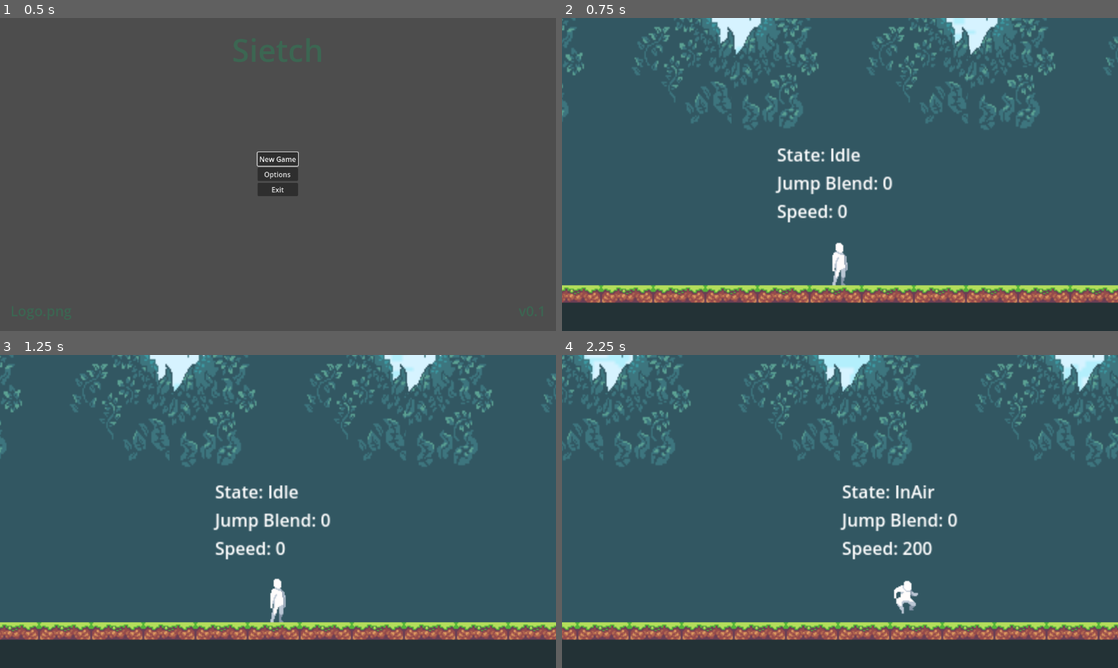
Above: before the commit, frames 1-4 (two rows, left to right).
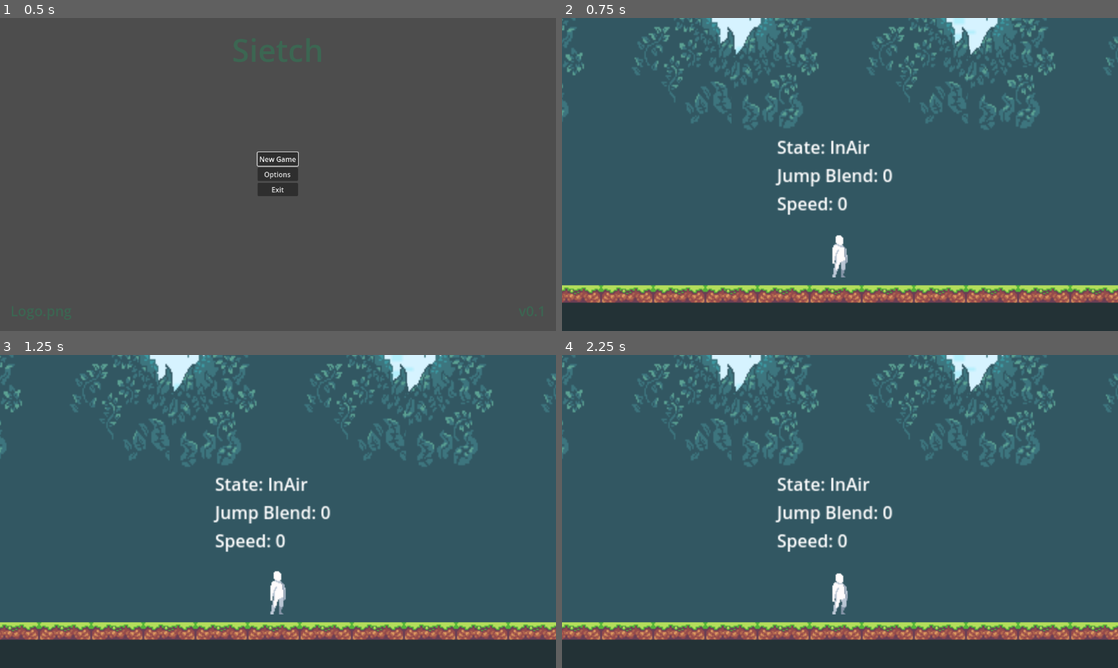
Above: after the commit, the same moments.

Repository: SiranCole/Sietch
Game: Godot game, scene res://scenes/hud_main.tscn
The game is run twice, just before and just after one commit, with the same random seed, the same clock (stepped at 60 frames per second) and the same inputs.
Inputs:
- Up to frame 1 (0.5 s): no input
- Up to frame 2 (0.75 s): click "New Game" at 0.5 s
- Up to frame 3 (1.25 s): no input
- Up to frame 4 (2.25 s): hold Space (jump) 1.28-2.03 s; hold Right (right) from 1.28 s (still down); tap Space (jump) at 2.1 s

Frame 1 is identical in both runs. In frame 2, 2.1% of the frame differs, in the area x 38-60%, y 39-86%; in frame 3, 2.1%; in frame 4, 17%, in the area x 0-100%, y 0-92%.
Error after the commit: Invalid operands 'float' and 'Vector2' in operator '+'. (res://scripts/player.gd:32)

Commit message:
Jump gravitys and wall jump angle

Diff:
--- a/scenes/player.tscn
+++ b/scenes/player.tscn
@@ -413,10 +413,10 @@
 collision_mask = 5
 script = ExtResource("1_ivf7q")
 inertia = 0.86
-maxSpeed = 200.0
-jump_velocity = 450.0
-wall_jump_angle = 60.0
-flight_offset = 100
+jump_time_to_peak = 0.4
+jump_time_to_descend = 0.3
+wall_jump_angle = 75.0
+flight_offset = 150
 
 [node name="CollisionShape2D" type="CollisionShape2D" parent="."]
 position = Vector2(1, 0.5)
@@ -477,7 +477,7 @@
 script = ExtResource("32_x8mpm")
 idle_state = NodePath("../OnGround/Idle")
 inair_state = NodePath("../InAir")
-friction_accel = 1500.0
+friction_accel = 3000.0
 
 [node name="StateDebugLabel" type="Label" parent="." node_paths=PackedStringArray("player")]
 offset_left = -58.0
--- a/scripts/player.gd
+++ b/scripts/player.gd
@@ -2,8 +2,10 @@
 class_name Player
 
 @export var inertia : float = 1.0
-@export var maxSpeed : float = 300.0
-@export var jump_velocity : float = 500.0
+@export var max_speed : float = 300.0
+@export var jump_height : float = 100.0
+@export var jump_time_to_peak : float = 0.5
+@export var jump_time_to_descend : float = 0.4
 @export var wall_jump_angle : float = 90
 @export var flight_offset : int
 @export var time_off_wall : float = 0.1
@@ -13,6 +15,9 @@
 @onready var state_machine : PlayerStateMachine = $PlayerStateMachine
 
 var gravity = ProjectSettings.get_setting("physics/2d/default_gravity")
+@onready var jump_velocity : float = (2.0 * jump_height) / jump_time_to_peak
+@onready var jump_gravity : float = ((-2.0 * jump_height) / (jump_time_to_peak * jump_time_to_peak)) * -1.0
+@onready var fall_gravity : float = ((-2.0 * jump_height) / (jump_time_to_descend * jump_time_to_descend)) * -1.0
 var animation_locked : bool = false
 var direction : Vector2 = Vector2.ZERO
 var collision = null
@@ -21,17 +26,18 @@
 func _ready():
 	animation_tree.active = true
 func _physics_process(delta):
+	_testing_update_jump_parameters()
 	# Add the gravity
 	if not is_on_floor():
-		velocity.y += gravity * delta
+		velocity.y += get_gravity() * delta
 		if friction_accel:
 			velocity.y = move_toward(velocity.y, 0, friction_accel * delta)
 
 	direction = Input.get_vector("left", "right","up","down")
 	if direction.x != 0 && state_machine.check_if_can_move():
-		velocity.x = move_toward(velocity.x, direction.x * maxSpeed, maxSpeed*(delta/(1.0000001-inertia)))
+		velocity.x = move_toward(velocity.x, direction.x * max_speed, max_speed*(delta/(1.0000001-inertia)))
 	else:
-		velocity.x = move_toward(velocity.x, 0, maxSpeed*(delta/(1.0000001-inertia)))
+		velocity.x = move_toward(velocity.x, 0, max_speed*(delta/(1.0000001-inertia)))
 
 	move_and_slide()
 	for i in get_slide_collision_count():
@@ -57,3 +63,9 @@
 		return 1
 	else:
 		return 0
+func get_gravity():
+	return jump_gravity if velocity.y < 0.0 else fall_gravity
+func _testing_update_jump_parameters():
+	jump_velocity = (2.0 * jump_height) / jump_time_to_peak
+	jump_gravity = ((-2.0 * jump_height) / (jump_time_to_peak * jump_time_to_peak)) * -1.0
+	fall_gravity = ((-2.0 * jump_height) / (jump_time_to_descend * jump_time_to_descend)) * -1.0
--- a/scripts/states/p_inair_state.gd
+++ b/scripts/states/p_inair_state.gd
@@ -32,4 +32,4 @@
 	pass
 
 func jump(event):
-	character.velocity.y = -character.jump_velocity
+	character.velocity.y -= character.jump_velocity
--- a/scripts/states/p_onwall_state.gd
+++ b/scripts/states/p_onwall_state.gd
@@ -39,8 +39,8 @@
 
 func jump(event):
 	var wall_jump_angle_in_rads = deg_to_rad(character.wall_jump_angle)
-	character.velocity.y -=  sin(wall_jump_angle_in_rads) * character.jump_velocity
-	character.velocity.x += cos(wall_jump_angle_in_rads) * character.jump_velocity * -wall_direction
+	character.velocity.y =  -sin(wall_jump_angle_in_rads) * character.jump_velocity
+	character.velocity.x = cos(wall_jump_angle_in_rads) * character.jump_velocity * -wall_direction
 	next_state = inair_state
 	playback.travel(jump_animation)
 
